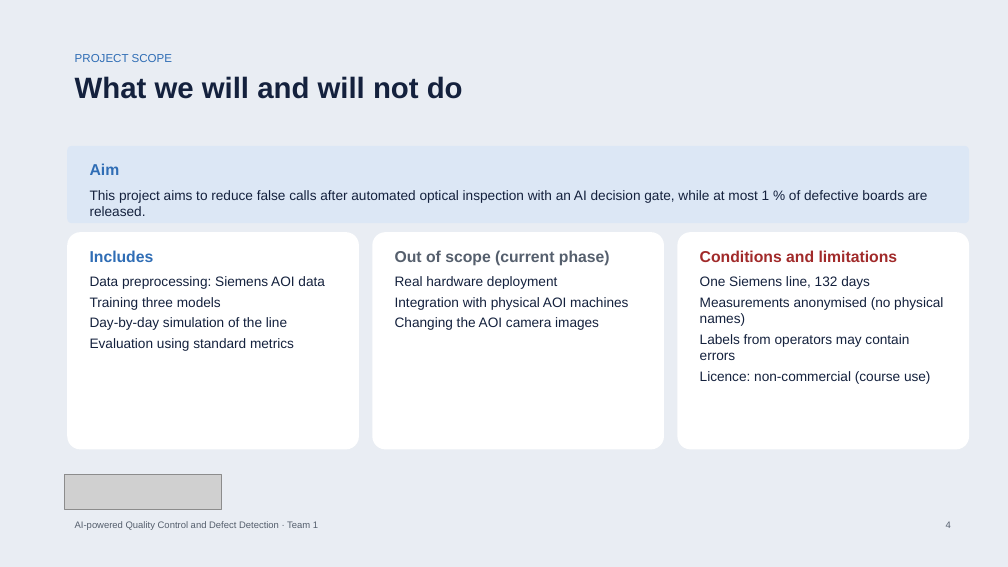
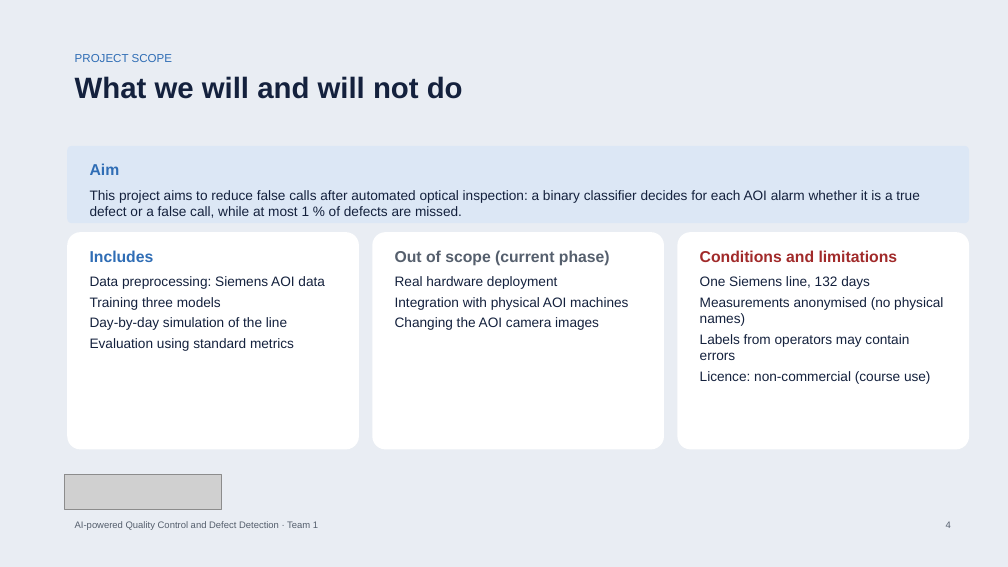
Before and after one commit to bodhi584/aoi-decision-gate, a slide deck: slide 4 of docs/slides_revised_topic.pptx. Drawn at 1008x567 pixels with LibreOffice and Linux fonts; fonts in the diff are those of the drawing; grey boxes stand for pictures. Boxes give left, top, right and bottom in pixels: in the first picture for what was removed or moved away, otherwise in the second. Text is boxed around its words. In the diff, an @@ line names an element or a change of style, - is before the commit and + after.

Commit message:
Standard terms: binary classification of AOI alarms (true defect or false call)

```diff
--- a/docs/slides_revised_topic.pptx
+++ b/docs/slides_revised_topic.pptx
@@ text at (90,190,919,218): text changed @@
-This project aims to reduce false calls after automated optical inspection with an AI decision gate, while at most 1 % of defective boards are released.
+This project aims to reduce false calls after automated optical inspection: a binary classifier decides for each AOI alarm whether it is a true defect or a false call, while at most 1 % of defects are missed.
```
Also in this commit, not shown: 10 other slides changed, 19 other files.
